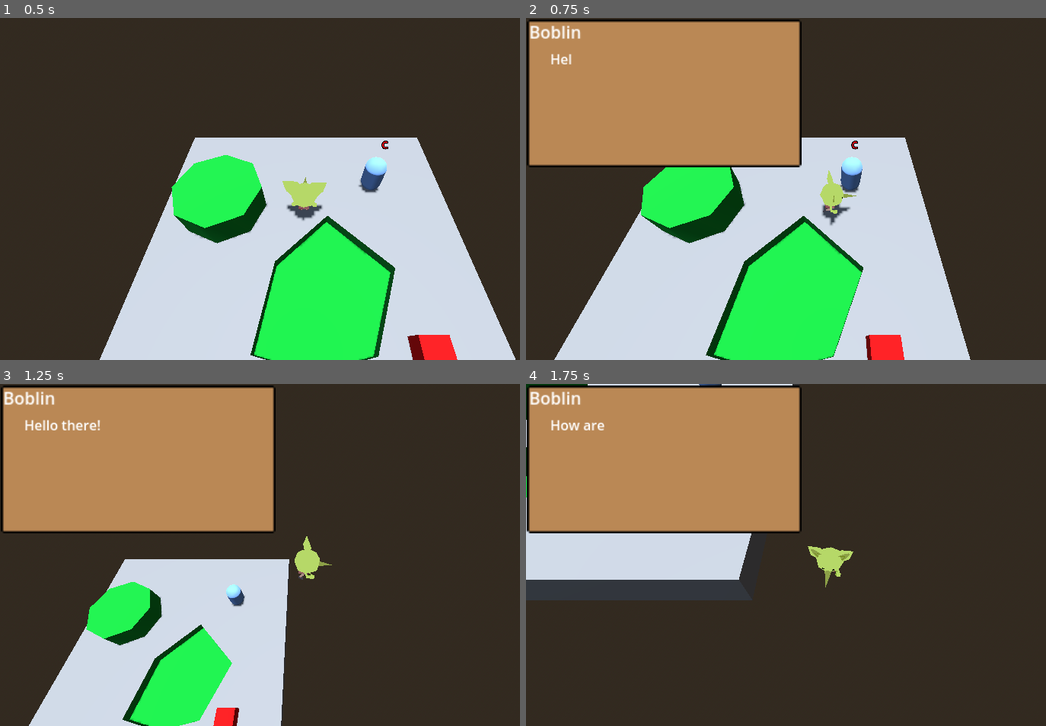
Above: before the commit, frames 1-4 (two rows, left to right).
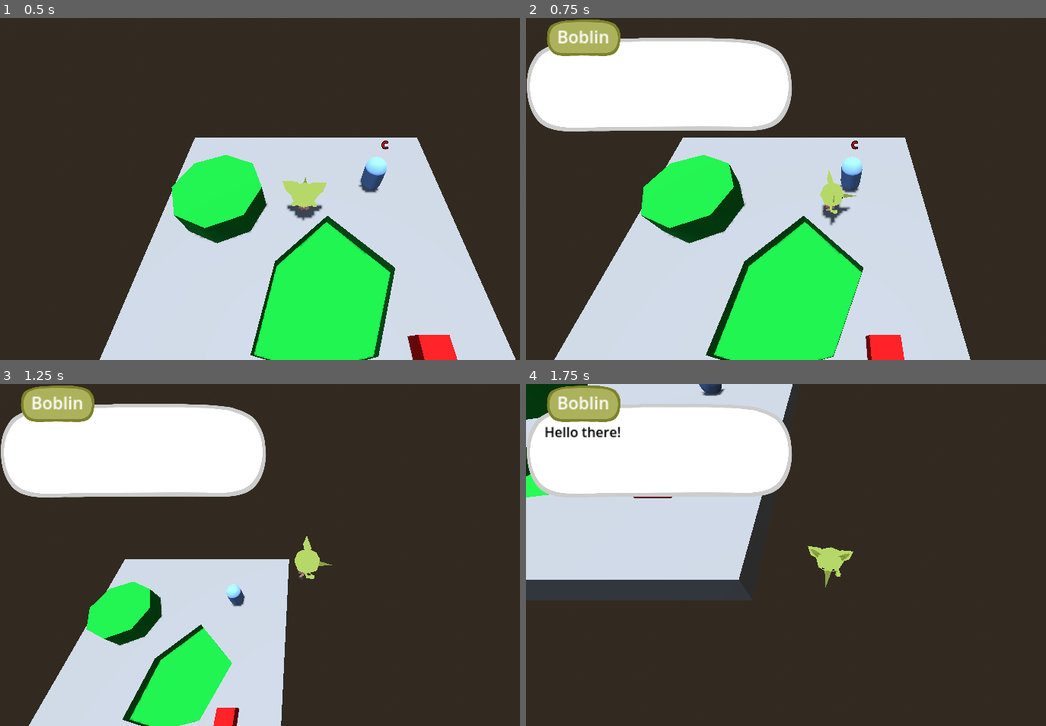
Above: after the commit, the same moments.

Repository: Swimnato/BYUGameJamSpring2025
Game: Godot game, scene res://Scenes/levels/scn_main.tscn
The game is run twice, just before and just after one commit, with the same random seed, the same clock (stepped at 60 frames per second) and the same inputs.
Inputs:
- Up to frame 1 (0.5 s): no input
- Up to frame 2 (0.75 s): tap Enter at 0.5 s; hold D (move_right) from 0.53 s (still down); hold C (chat) from 0.53 s (still down)
- Up to frame 3 (1.25 s): keep holding D (move_right); keep holding C (chat); tap Space (jump) at 0.77 s
- Up to frame 4 (1.75 s): release D (move_right) at 1.28 s; release C (chat) at 1.28 s; hold S (move_down) from 1.28 s (still down); tap C (chat) at 1.35 s; tap Space (jump) at 1.52 s

Frame 1 is identical in both runs. In frame 2, 23% of the frame differs, in the area x 0-54%, y 0-44%; in frame 3, 23%; in frame 4, 23%.

Commit message:
finished the textbox display

Diff:
--- a/Dialogue/dialogue.tscn
+++ b/Dialogue/dialogue.tscn
@@ -1,8 +1,9 @@
-[gd_scene load_steps=5 format=3 uid="uid://c33833ffvdp02"]
+[gd_scene load_steps=6 format=3 uid="uid://c33833ffvdp02"]
 
-[ext_resource type="Texture2D" uid="uid://2hfrriyaelbi" path="res://3d Models/textures/inventory-slot.png" id="1_1ei20"]
 [ext_resource type="Script" uid="uid://bikefhhuntohi" path="res://Dialogue/dialogueplayer.gd" id="1_je2oo"]
+[ext_resource type="Texture2D" uid="uid://dwhjtejtqkhs0" path="res://3d Models/textures/dialogueBox.webp" id="2_jx425"]
 [ext_resource type="Script" uid="uid://bdoy8ftun5vqw" path="res://Dialogue/typing_timer.gd" id="3_jx425"]
+[ext_resource type="Texture2D" uid="uid://h63mi4oq30p5" path="res://3d Models/textures/dialogueEner.webp" id="4_mvbsq"]
 
 [sub_resource type="GDScript" id="GDScript_jx425"]
 script/source = "extends RichTextLabel
@@ -18,12 +19,12 @@
 
 [node name="NinePatchRect" type="NinePatchRect" parent="."]
 layout_mode = 0
-offset_left = 2.0
-offset_top = 3.0
-offset_right = 132.0
-offset_bottom = 73.0
+offset_left = -17.0
+offset_top = -20.0
+offset_right = 118.0
+offset_bottom = 43.0
 scale = Vector2(4, 4)
-texture = ExtResource("1_1ei20")
+texture = ExtResource("2_jx425")
 patch_margin_left = 3
 patch_margin_top = 3
 patch_margin_right = 3
@@ -31,21 +32,31 @@
 
 [node name="Name" type="RichTextLabel" parent="NinePatchRect"]
 layout_mode = 0
-offset_left = 1.0
-offset_right = 257.0
-offset_bottom = 26.0
+offset_left = 18.75
+offset_top = 8.0
+offset_right = 274.75
+offset_bottom = 34.0
 scale = Vector2(0.5, 0.5)
 text = "Name:"
 
 [node name="Text" type="RichTextLabel" parent="NinePatchRect"]
 layout_mode = 0
-offset_left = 11.0
-offset_top = 14.0
-offset_right = 299.0
-offset_bottom = 150.0
+offset_left = 13.0
+offset_top = 23.0
+offset_right = 285.0
+offset_bottom = 100.0
 scale = Vector2(0.4, 0.4)
-text = "Chatting..."
+bbcode_enabled = true
+text = "[color=black] Chatting..."
 script = SubResource("GDScript_jx425")
 
 [node name="typing_timer" type="Timer" parent="."]
 script = ExtResource("3_jx425")
+
+[node name="finished_typing" type="NinePatchRect" parent="."]
+layout_mode = 0
+offset_left = 244.0
+offset_top = 188.0
+offset_right = 284.0
+offset_bottom = 228.0
+texture = ExtResource("4_mvbsq")
--- a/Dialogue/dialogueplayer.gd
+++ b/Dialogue/dialogueplayer.gd
@@ -13,6 +13,7 @@
 
 func _ready() -> void:
 	$NinePatchRect.visible = false #make sure its not seen first
+	$finished_typing.visible = false #make sure its not seen first
 	if not $typing_timer.timeout.is_connected(_on_typing_timer_timeout):#comfirm timeout connection for typing effect
 		$typing_timer.timeout.connect(_on_typing_timer_timeout)
 
@@ -42,6 +43,7 @@
 			next_script()
 
 func next_script():
+	$finished_typing.visible = false
 	current_dialogue_id += 1
 	if current_dialogue_id >= len(dialogue):
 		d_active = false
@@ -49,7 +51,7 @@
 		emit_signal("dialogue_finished")
 		return
 	$NinePatchRect/Name.text = dialogue[current_dialogue_id]['name']
-	full_text = dialogue[current_dialogue_id]['text']
+	full_text = "[color=black]" + dialogue[current_dialogue_id]['text']
 	displayed_text = ""
 	$NinePatchRect/Text.text = ""
 	typing = true
@@ -63,3 +65,4 @@
 	else:
 		$typing_timer.stop()
 		typing = false
+		$finished_typing.visible = true
Binary file added: 3d Models/stamps/StampUI.webp
Not shown, added: 3d Models/stamps/StampUI.webp.import
Binary file added: 3d Models/stamps/stampBlue.webp
Not shown, added: 3d Models/stamps/stampBlue.webp.import
Binary file added: 3d Models/stamps/stampGreen.webp
Not shown, added: 3d Models/stamps/stampGreen.webp.import
Binary file added: 3d Models/stamps/stampOrange.webp
Not shown, added: 3d Models/stamps/stampOrange.webp.import
Binary file added: 3d Models/stamps/stampRed.webp
Not shown, added: 3d Models/stamps/stampRed.webp.import
Binary file added: 3d Models/textures/dialogueBox.webp
Not shown, added: 3d Models/textures/dialogueBox.webp.import
(and 2 more such lines)
